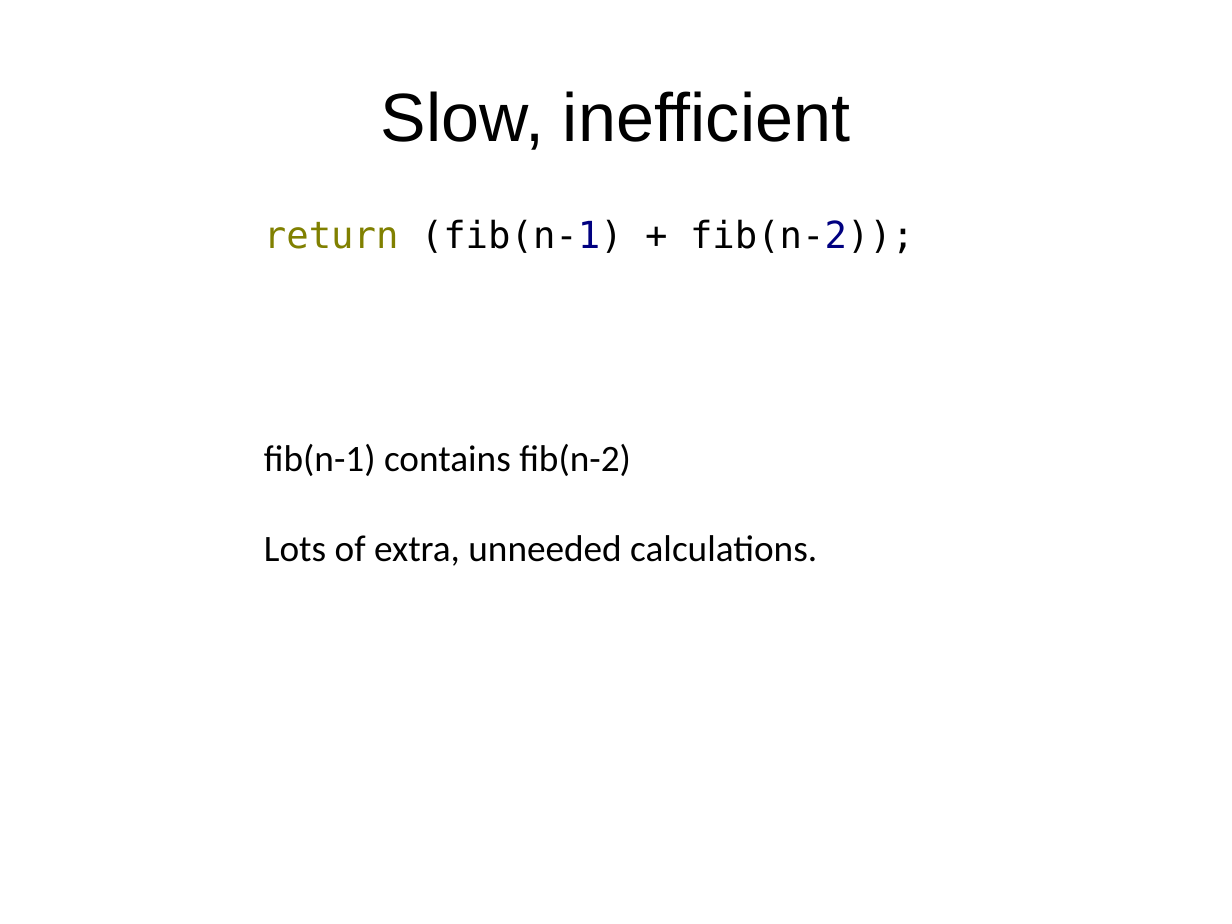
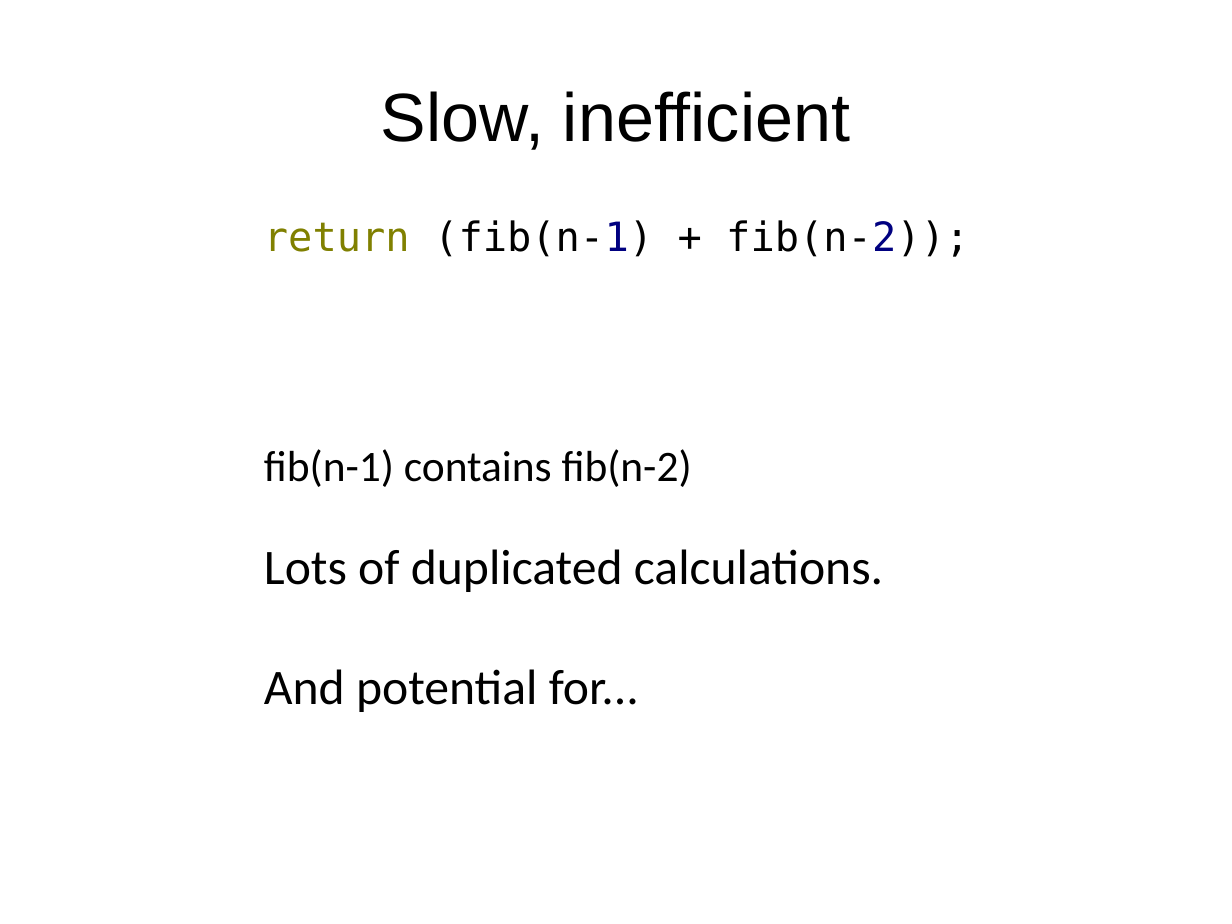
Before and after one commit to philtomson/TCO_in_gcc_talk, a slide deck: slide 7 of TCO_in_gcc.odp (slide 6 before the commit). Drawn at 1232x924 pixels with LibreOffice and Linux fonts; fonts in the diff are those of the drawing. Boxes give left, top, right and bottom in pixels: in the first picture for what was removed or moved away, otherwise in the second. Text is boxed around its words. In the diff, an @@ line names an element or a change of style, - is before the commit and + after.

```diff
--- a/TCO_in_gcc.odp
+++ b/TCO_in_gcc.odp
@@ text at (264,220,969,487): size 24 to 26 pt in "return (fib(n-1) + fib(n-2));"; size 24 to 28 pt in "fib(n-1) contains fib(n-2)" @@
@@ text at (264,549,883,712): text changed; size 24 to 32 pt @@
-Lots of extra, unneeded calculations.
+Lots of duplicated calculations.
+And potential for...
```
Also in this commit, not shown: 7 other slides changed, 4 slides added, 3 other files.
